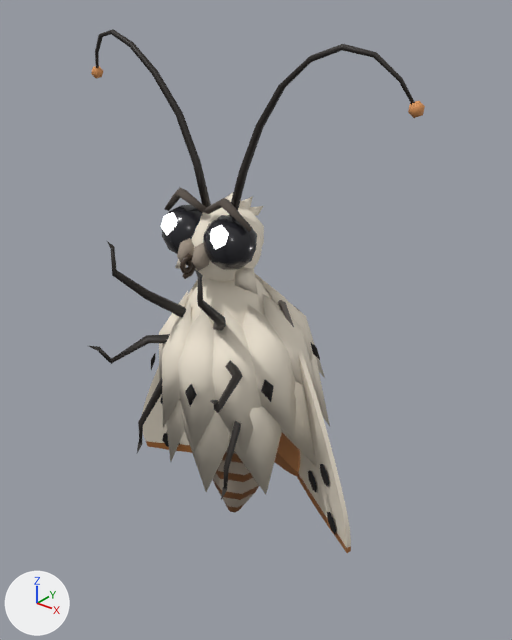
The glTF model game/assets/genius/forms/moth-ermine.glb: old version first, new version second.
Rendered twice from a 50 mm camera at (0.631, -0.731, 0.983) aimed at (0.022, 0.03, 0.512). Lighting does not change. The marker at lower left points along +X, +Y and +Z. The picture after the commit comes second. Vertices at exactly the same position are counted once.

The scene before the commit, as lines of its bpy script (objects in view):
```python
ob_blink_eye_r = bpy.data.objects.new('blink_eye_r', me_blink_eye_l)
ob_blink_eye_r.parent = ob_turn_head
ob_blink_eye_r.location = (-0.0388, -0.0271, 0.019)
ob_blink_eye_r.rotation_euler = (-3.142, 0.0, 0.0)  # degrees (-180, 0, 0)
ob_blink_eye_r.scale = (-1.0, -1.0, -1.0)
ob_body = bpy.data.objects.new('body', me_body)
ob_body.location = (0.0, 0.0, 0.5)
ob_pulse_abdomen = bpy.data.objects.new('pulse_abdomen', me_pulse_abdomen)
ob_pulse_abdomen.location = (0.0, 0.008, 0.428)
ob_turn_head = bpy.data.objects.new('turn_head', me_turn_head)
ob_turn_head.location = (0.0, -0.019, 0.642)
ob_wings_l = bpy.data.objects.new('wings_l', me_wings_l)
ob_wings_l.location = (0.051, 0.043, 0.547)
ob_wings_r = bpy.data.objects.new('wings_r', me_wings_l)
ob_wings_r.location = (-0.051, 0.043, 0.547)
ob_wings_r.rotation_euler = (-3.142, 0.0, 0.0)  # degrees (-180, 0, 0)
ob_wings_r.scale = (-1.0, -1.0, -1.0)
# also in view: 'sway_feeler_r' at (-0.147, -0.009, 0.804); 'sway_feeler_l' at (0.147, -0.009, 0.804); 'blink_eye_l' at (0.039, -0.047, 0.661)
```
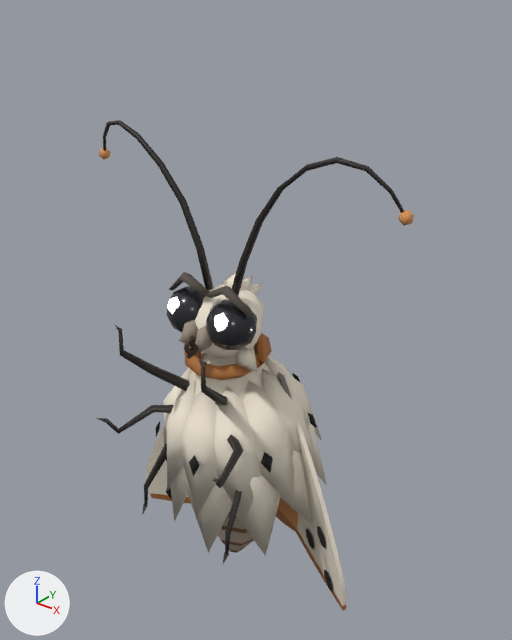
Location of each change, (x1, y1, x2, y2) in pixels of the pictures (512 x 640 px):
'body', reshaped, moved (8% shorter): before (89, 241, 330, 500); after (96, 325, 327, 564)
'wings_l', moved: before (275, 300, 351, 553); after (276, 372, 346, 611)
'turn_head', moved: before (164, 188, 264, 294); after (169, 272, 263, 373)
'blink_eye_l', moved: before (203, 215, 257, 270); after (206, 299, 257, 350)
'sway_feeler_l', moved: before (231, 44, 425, 210); after (232, 157, 414, 296)
'sway_feeler_r', moved: before (91, 29, 211, 208); after (99, 120, 214, 290)
'blink_eye_r', moved: before (161, 205, 202, 254); after (167, 286, 205, 333)
'pulse_abdomen', reshaped, moved: before (213, 446, 259, 513); after (218, 510, 254, 553)
'wings_r', moved: before (142, 367, 275, 462); after (146, 424, 191, 504)
part 1 of me_body, added (brown): after (184, 333, 272, 380)

What the commit changed:
me_body is used by ob_body; location (0.0, 0.0, 0.5).
me_body had 354 vertices, 536 faces and spanned x -0.139..0.138, y -0.181..0.171, z -0.238..0.168.
me_body now has 404 vertices, 632 faces and spans x -0.139..0.138, y -0.181..0.171, z -0.238..0.168.
me_body part 1: a new loose piece of 50 vertices spanning x -0.068..0.068, y -0.079..0.055, z 0.069..0.114, in mat_accent (brown #ad6f37).
me_body gains material mat_accent (brown #ad6f37).
me_pulse_abdomen is used by ob_pulse_abdomen; location (0.0, 0.008, 0.428).
me_pulse_abdomen had 104 vertices, 204 faces and spanned x -0.069..0.069, y -0.057..0.072, z -0.272..0.009.
me_pulse_abdomen now has 104 vertices, 204 faces and spans x -0.074..0.074, y -0.061..0.076, z -0.238..0.009.
me_pulse_abdomen part 2: 104 of 104 vertices moved; they spanned x -0.069..0.069, y -0.057..0.072, z -0.272..0.009 and now span x -0.074..0.074, y -0.061..0.076, z -0.238..0.009; mean shift (0.0, 0.0, 0.015).
Object 'body' (ob_body) moves from (0.0, 0.0, 0.5) to (0.0, 0.0, 0.377).
Object 'pulse_abdomen' (ob_pulse_abdomen) moves from (0.0, 0.008, 0.428) to (0.0, 0.008, 0.304).
Object 'turn_head' (ob_turn_head) moves from (0.0, -0.019, 0.642) to (0.0, -0.019, 0.519).
Object 'wings_l' (ob_wings_l) moves from (0.051, 0.043, 0.547) to (0.051, 0.043, 0.423).
Object 'wings_r' (ob_wings_r) moves from (-0.051, 0.043, 0.547) to (-0.051, 0.043, 0.423).
